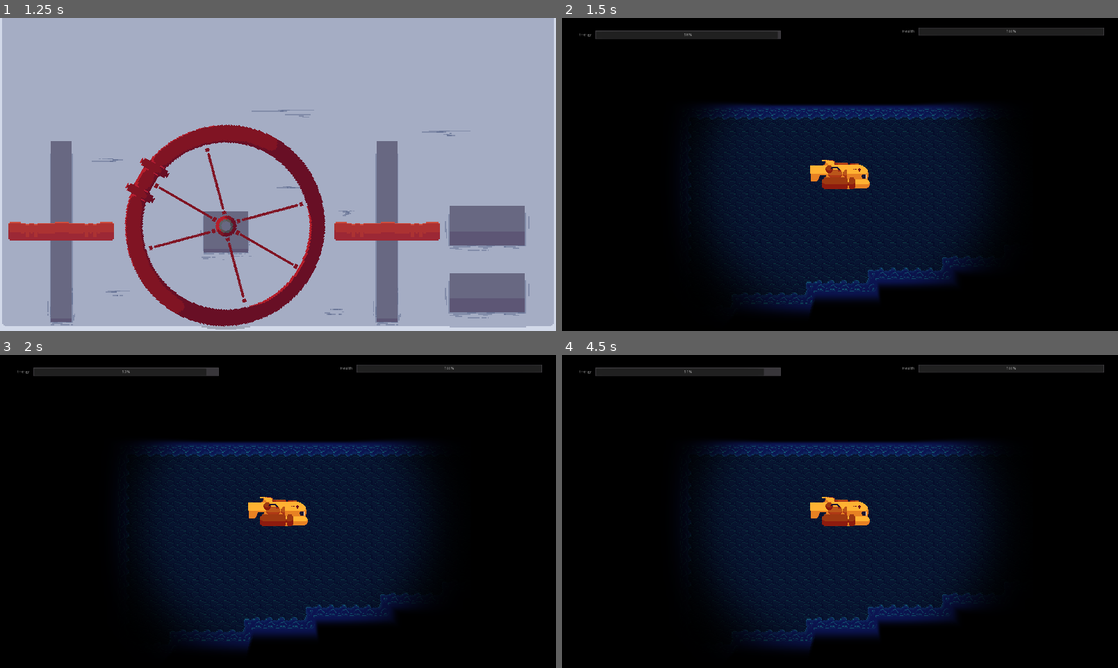
Above: before the commit, frames 1-4 (two rows, left to right).
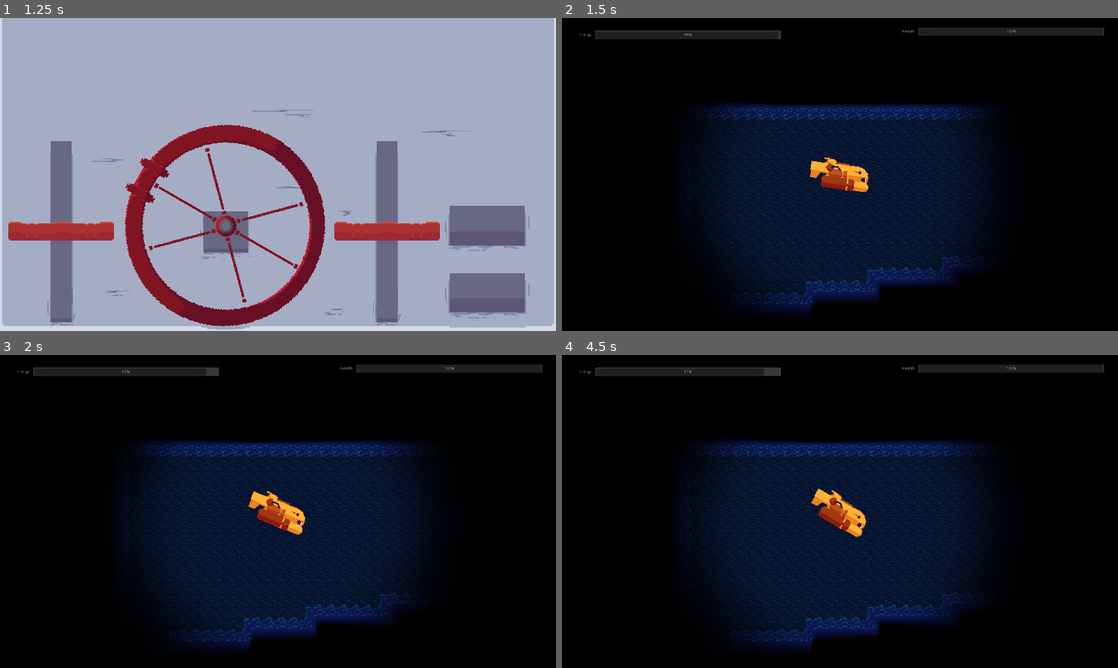
Above: after the commit, the same moments.

Repository: creikey/Podmornica
Game: Godot game, scene res://Main.tscn
The game is run twice, just before and just after one commit, with the same random seed, the same clock (stepped at 60 frames per second) and the same inputs.
Inputs (mouse positions are in pixels of both pictures, inside the frame that each line leads up to):
- Up to frame 1 (1.25 s): tap Enter at 0.5 s; move the mouse to (250, 237) at 0.52 s; press the mouse at (250, 237) at 0.53 s
- Up to frame 2 (1.5 s): tap Space at 1.25 s; move the mouse to (1006, 221) at 1.27 s; release the mouse at (1006, 221) at 1.28 s; tap Tab (g_toggle_controls) at 1.35 s
- Up to frame 3 (2 s): no input
- Up to frame 4 (4.5 s): tap Enter at 2, 3.5 s; move the mouse to (673, 464) at 2.02 s; press the mouse at (673, 464) at 2.03 s; tap Space at 2.75, 4.25 s; move the mouse to (867, 511) at 2.77 s; release the mouse at (867, 511) at 2.78 s; tap Tab (g_toggle_controls) at 2.85, 4.35 s; move the mouse to (756, 433) at 3.52 s; press the mouse at (756, 433) at 3.53 s; move the mouse to (962, 495) at 4.27 s; release the mouse at (962, 495) at 4.28 s

Frame 1 is identical in both runs. In frame 2, 0.4% of the frame differs, in the area x 44-56%, y 44-93%; in frame 3, 0.7%; in frame 4, 0.8%, in the area x 44-56%, y 42-59%.

Commit message:
Hook up controls and add rotation controls

Diff:
--- a/src/nodes/gui/GUI.gd
+++ b/src/nodes/gui/GUI.gd
@@ -10,5 +10,12 @@
 
 func _process(delta):
 	visible = player_state.viewing_controls
+
 	if player_state.energy <= 1.0:
 		player_state.viewing_controls = true
+
+	player_state.controls.x = $LeftSlider.value
+	player_state.controls.y = $RightSlider.value
+	player_state.controls.y *= -1.0 # up should be up
+#	print(player_state.controls)
+	player_state.rotation_controls = $Wheel.value
--- a/src/nodes/gui/Slider.gd
+++ b/src/nodes/gui/Slider.gd
@@ -10,6 +10,8 @@
 var selected: bool = false
 onready var middle_y_pos = y_range.x + (y_range.y - y_range.x)/2.0
 onready var target_y_pos: float = middle_y_pos
+
+var value: float = 0.0
 
 func _ready():
 	if not Engine.editor_hint:
@@ -31,6 +33,10 @@
 		if abs(target_y_pos - middle_y_pos) <= snap_tolerance:
 			target_y_pos = middle_y_pos
 	global_position.y = ((target_y_pos - global_position.y) * move_smoothing * delta) + global_position.y
+
+	value = (global_position.y - y_range.x) / ((y_range.y - y_range.x)/2.0)
+	value -= 1.0
+	value *= -1.0
 
 func _input(event):
 	if not is_visible_in_tree():
--- a/src/nodes/gui/Wheel.gd
+++ b/src/nodes/gui/Wheel.gd
@@ -9,6 +9,7 @@
 
 var selected: bool = false
 var target_rotation: float = 0.0
+var value: float = 0.0
 
 func _process(delta):
 	if not is_visible_in_tree():
@@ -24,6 +25,8 @@
 
 		if abs(target_rotation) < deg2rad(snap_range):
 			target_rotation = 0.0
+
+	value = rotation_degrees/angle_range
 
 	# global_position.y = ((target_y_pos - global_position.y) * move_smoothing * delta) + global_position.y
 	rotation = ((target_rotation - rotation) * turn_smoothing * delta) + rotation
--- a/src/nodes/player/PlayerState.gd
+++ b/src/nodes/player/PlayerState.gd
@@ -1,6 +1,7 @@
 extends Resource
 
 var controls: Vector2 = Vector2()
+var rotation_controls: float = 0.0
 var energy: float = 100.0
 var health: float = 100.0
 var viewing_controls: bool = true
--- a/src/nodes/player/Submarine.gd
+++ b/src/nodes/player/Submarine.gd
@@ -14,6 +14,7 @@
 const energy_rate_thrust = -1.0
 const energy_rate_viewing = -10.0
 
+const rotation_smoothing = 8.0
 const max_horizontal_velocity = 400.0
 const max_vertical_velocity = 400.0
 
@@ -37,7 +38,11 @@
 
 func _physics_process(delta):
 
-	accel = player_state.controls * 2.0
+	rotation = ((player_state.rotation_controls*deg2rad(30.0) - rotation) * rotation_smoothing * delta) + rotation
+
+	accel = player_state.controls * 50.0
+
+	accel = accel.rotated(rotation)
 
 	if accel.x > 0.0:
 		$Sprite.flip_h = false
